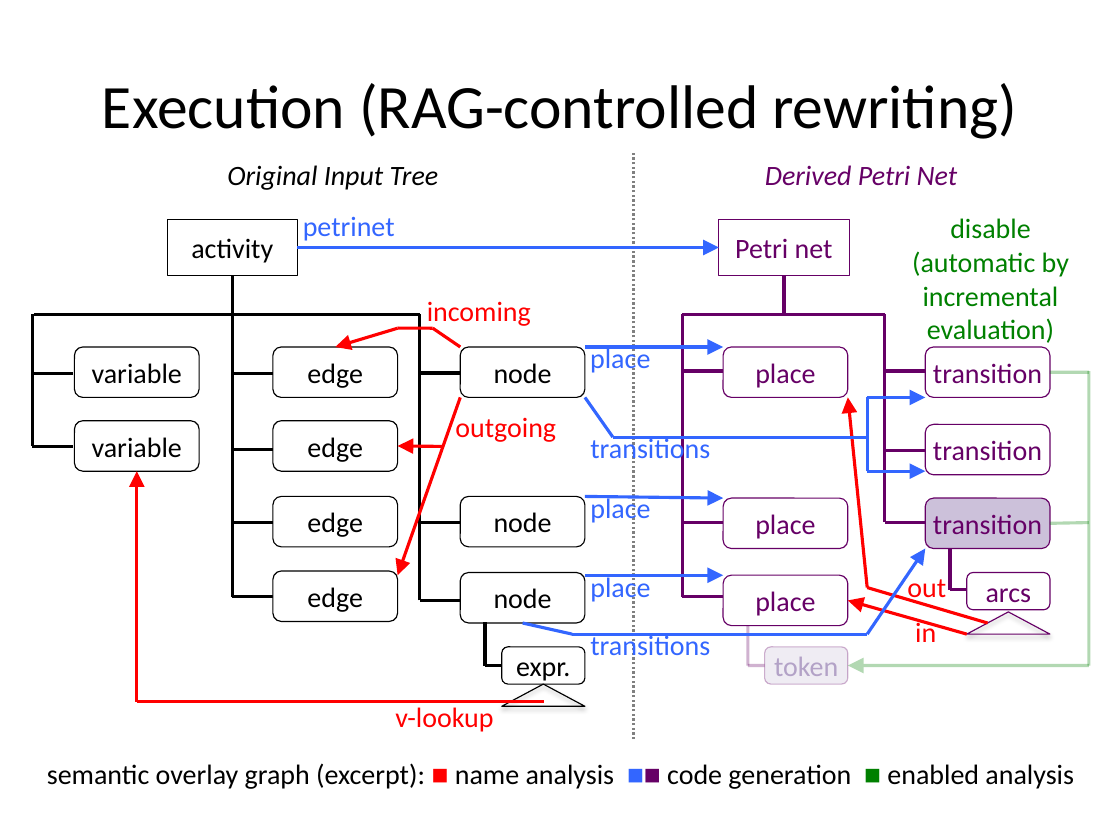
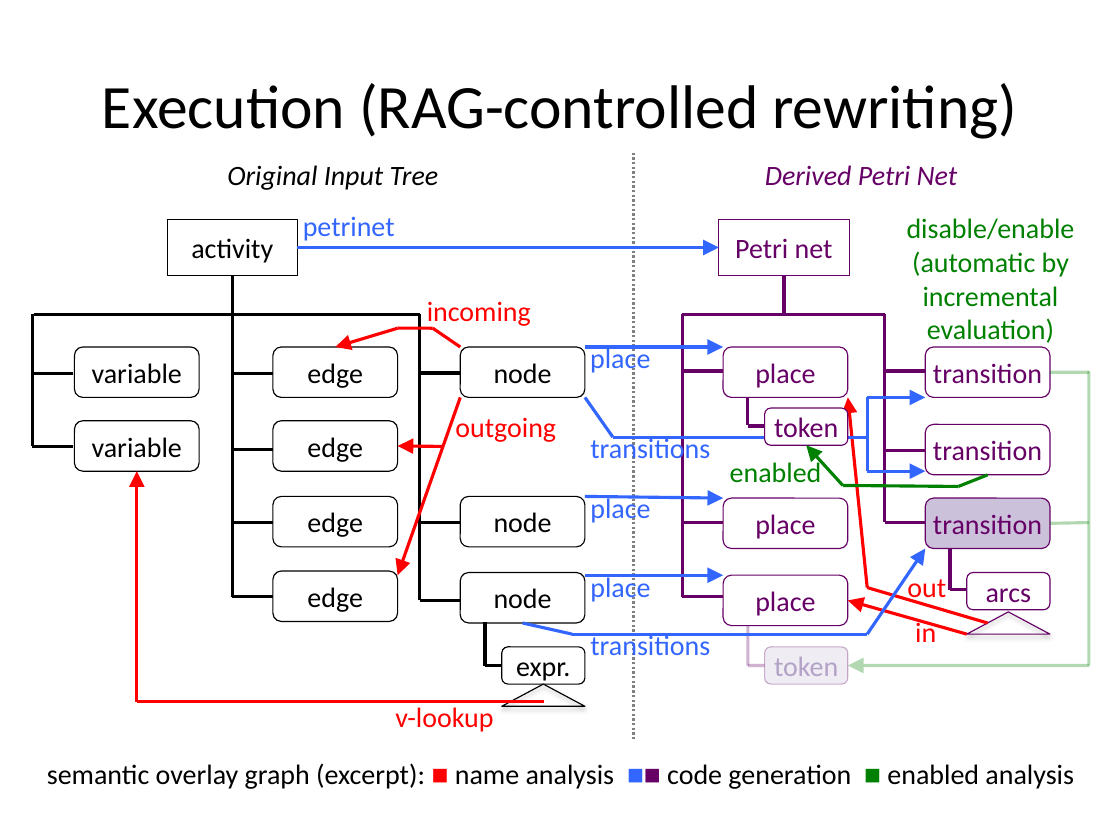
Before and after one commit to christoff-buerger/racr, a slide deck: slide 14 of examples/ttc-2015-fuml-activity-diagrams/documentation/figures/solution-presentation.pptx (slide 15 before the commit). Drawn at 1120x840 pixels with LibreOffice and Linux fonts; fonts in the diff are those of the drawing. Boxes give left, top, right and bottom in pixels: in the first picture for what was removed or moved away, otherwise in the second. Text is boxed around its words. In the diff, an @@ line names an element or a change of style, - is before the commit and + after.

```diff
--- a/examples/ttc-2015-fuml-activity-diagrams/documentation/figures/solution-presentation.pptx
+++ b/examples/ttc-2015-fuml-activity-diagrams/documentation/figures/solution-presentation.pptx
@@ text at bbox=[907, 218, 1075, 240]: text changed @@
-disable
+disable/enable
@@ line added from (748, 426) to (748, 398), #660066 2 pt @@
@@ rounded rectangle added at bbox=[765, 408, 848, 445], fill #FFFFFF, outline #660066 0.75 pt, 18 pt, text #660066 @@
+token
@@ line added from (748, 426) to (765, 426), #660066 2 pt @@
@@ arrow added from (843, 485) to (806, 446), #008000 2 pt @@
@@ text added at bbox=[730, 459, 822, 483], 18 pt, text #008000 @@
+enabled
@@ line added from (959, 486) to (988, 475), #008000 2 pt @@
@@ line added from (843, 485) to (959, 486), #008000 2 pt @@
```
Also in this commit, not shown: 1 other slide changed, 3 slides removed, 3 other files.
